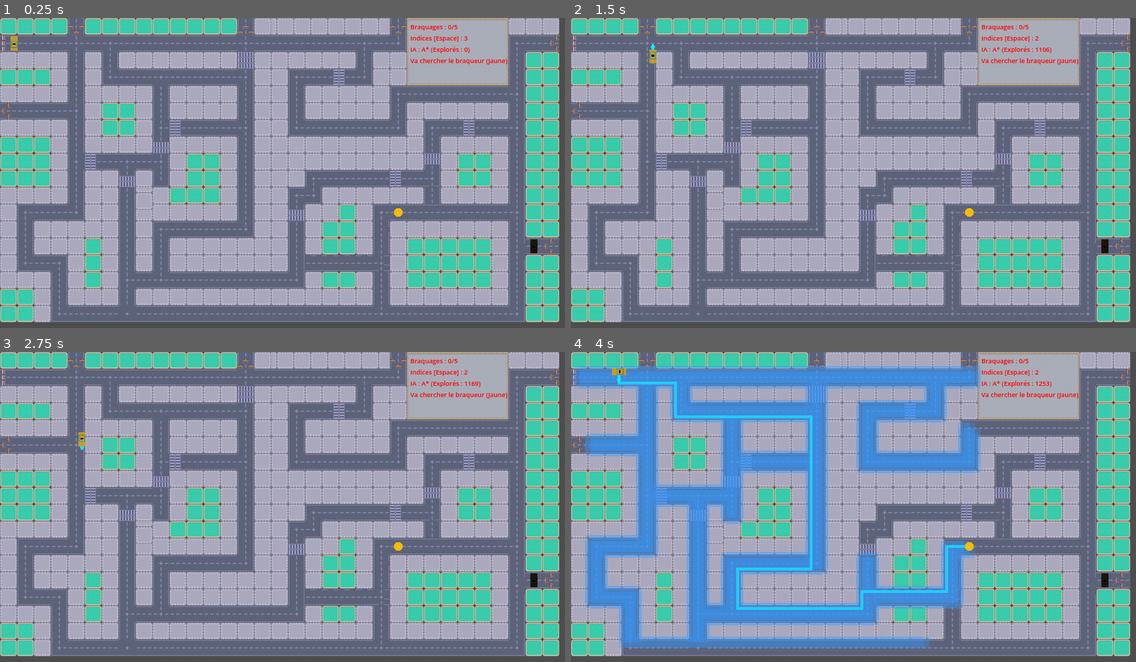
Above: before the commit, frames 1-4 (two rows, left to right).
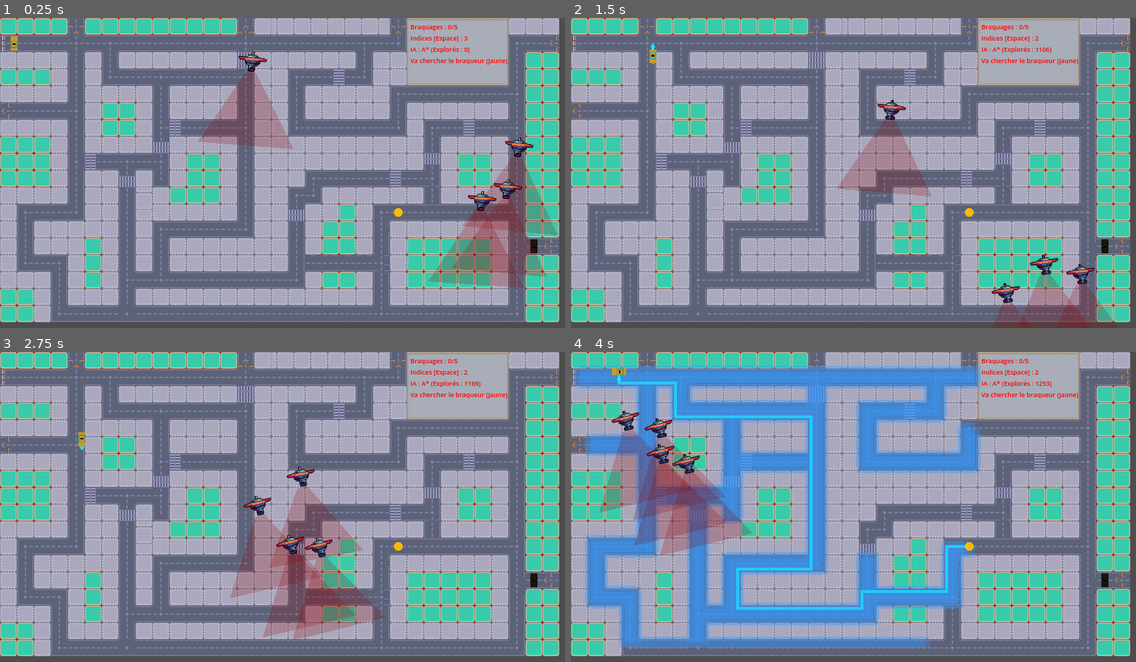
Above: after the commit, the same moments.

Repository: VEli0t/a-star-gateway
Game: Godot game, scene res://scenes/main.tscn
Two runs of this game, one before a commit and one after it. Both use one fixed random seed, a clock stepped at 60 frames per second and the inputs below.
Inputs:
- Up to frame 1 (0.25 s): no input
- Up to frame 2 (1.5 s): tap Enter at 0.5 s; hold D (move_right) 0.53-1.28 s; tap R at 0.6 s; tap Space at 0.77 s; hold S (move_down) from 1.28 s (still down); tap V at 1.35 s
- Up to frame 3 (2.75 s): tap Space at 1.52 s; release S (move_down) at 2.03 s; hold D (move_right) from 2.03 s (still down); tap R at 2.1 s
- Up to frame 4 (4 s): release D (move_right) at 2.78 s; hold W (move_up) 2.78-3.53 s; tap V at 2.85 s; tap Space at 3.02, 3.77 s; hold A (move_left) from 3.53 s (still down); tap R at 3.6 s

The runs differ from the first frame. In frame 1, 7.5% of the frame differs, in the area x 35-99%, y 10-88%; in frame 2, 4.8%; in frame 3, 7.4%; in frame 4, 6.1%.

Commit message:
[ADD] Drone and detection of player

Diff:
--- a/project.godot
+++ b/project.godot
@@ -22,6 +22,11 @@
 
 window/size/viewport_width=800
 window/size/viewport_height=440
+
+[global_group]
+
+drone=""
+player=""
 
 [input]
 
--- /dev/null
+++ b/scenes/drone.tscn
@@ -0,0 +1,220 @@
+[gd_scene format=3 uid="uid://0f2budtl162e"]
+
+[ext_resource type="Script" uid="uid://kmcpgu588tns" path="res://scripts/drone.gd" id="1_k1p8w"]
+[ext_resource type="Texture2D" uid="uid://bb0ymu8ca2ekt" path="res://assets/Drones/Idle.png" id="1_knnud"]
+[ext_resource type="Texture2D" uid="uid://djdrhpasu2e7h" path="res://assets/Drones/Scan.png" id="2_1r4ts"]
+[ext_resource type="Texture2D" uid="uid://bnmci6pu55keb" path="res://assets/Drones/Walk.png" id="3_umx5g"]
+[ext_resource type="Texture2D" uid="uid://bnokbfhf3voug" path="res://assets/Drones/Walk_scan.png" id="4_k1p8w"]
+
+[sub_resource type="AtlasTexture" id="AtlasTexture_umx5g"]
+atlas = ExtResource("1_knnud")
+region = Rect2(0, 0, 48, 48)
+
+[sub_resource type="AtlasTexture" id="AtlasTexture_k1p8w"]
+atlas = ExtResource("1_knnud")
+region = Rect2(48, 0, 48, 48)
+
+[sub_resource type="AtlasTexture" id="AtlasTexture_f6asb"]
+atlas = ExtResource("1_knnud")
+region = Rect2(96, 0, 48, 48)
+
+[sub_resource type="AtlasTexture" id="AtlasTexture_nxcwj"]
+atlas = ExtResource("1_knnud")
+region = Rect2(144, 0, 48, 48)
+
+[sub_resource type="AtlasTexture" id="AtlasTexture_t4gt0"]
+atlas = ExtResource("2_1r4ts")
+region = Rect2(0, 0, 48, 48)
+
+[sub_resource type="AtlasTexture" id="AtlasTexture_746d6"]
+atlas = ExtResource("2_1r4ts")
+region = Rect2(48, 0, 48, 48)
+
+[sub_resource type="AtlasTexture" id="AtlasTexture_4p7cs"]
+atlas = ExtResource("2_1r4ts")
+region = Rect2(96, 0, 48, 48)
+
+[sub_resource type="AtlasTexture" id="AtlasTexture_hxsdg"]
+atlas = ExtResource("2_1r4ts")
+region = Rect2(144, 0, 48, 48)
+
+[sub_resource type="AtlasTexture" id="AtlasTexture_5v1da"]
+atlas = ExtResource("2_1r4ts")
+region = Rect2(192, 0, 48, 48)
+
+[sub_resource type="AtlasTexture" id="AtlasTexture_1jc1q"]
+atlas = ExtResource("2_1r4ts")
+region = Rect2(240, 0, 48, 48)
+
+[sub_resource type="AtlasTexture" id="AtlasTexture_om5ig"]
+atlas = ExtResource("2_1r4ts")
+region = Rect2(288, 0, 48, 48)
+
+[sub_resource type="AtlasTexture" id="AtlasTexture_pmcdn"]
+atlas = ExtResource("2_1r4ts")
+region = Rect2(336, 0, 48, 48)
+
+[sub_resource type="AtlasTexture" id="AtlasTexture_vy1p0"]
+atlas = ExtResource("3_umx5g")
+region = Rect2(0, 0, 48, 48)
+
+[sub_resource type="AtlasTexture" id="AtlasTexture_vcygd"]
+atlas = ExtResource("3_umx5g")
+region = Rect2(48, 0, 48, 48)
+
+[sub_resource type="AtlasTexture" id="AtlasTexture_x77es"]
+atlas = ExtResource("3_umx5g")
+region = Rect2(96, 0, 48, 48)
+
+[sub_resource type="AtlasTexture" id="AtlasTexture_buhud"]
+atlas = ExtResource("3_umx5g")
+region = Rect2(144, 0, 48, 48)
+
+[sub_resource type="AtlasTexture" id="AtlasTexture_r31oj"]
+atlas = ExtResource("4_k1p8w")
+region = Rect2(0, 0, 48, 48)
+
+[sub_resource type="AtlasTexture" id="AtlasTexture_mtgi0"]
+atlas = ExtResource("4_k1p8w")
+region = Rect2(48, 0, 48, 48)
+
+[sub_resource type="AtlasTexture" id="AtlasTexture_u10pc"]
+atlas = ExtResource("4_k1p8w")
+region = Rect2(96, 0, 48, 48)
+
+[sub_resource type="AtlasTexture" id="AtlasTexture_rueml"]
+atlas = ExtResource("4_k1p8w")
+region = Rect2(144, 0, 48, 48)
+
+[sub_resource type="AtlasTexture" id="AtlasTexture_81ikf"]
+atlas = ExtResource("4_k1p8w")
+region = Rect2(192, 0, 48, 48)
+
+[sub_resource type="AtlasTexture" id="AtlasTexture_1l7ga"]
+atlas = ExtResource("4_k1p8w")
+region = Rect2(240, 0, 48, 48)
+
+[sub_resource type="AtlasTexture" id="AtlasTexture_lxyy5"]
+atlas = ExtResource("4_k1p8w")
+region = Rect2(288, 0, 48, 48)
+
+[sub_resource type="AtlasTexture" id="AtlasTexture_iktfj"]
+atlas = ExtResource("4_k1p8w")
+region = Rect2(336, 0, 48, 48)
+
+[sub_resource type="SpriteFrames" id="SpriteFrames_6br1w"]
+animations = [{
+"frames": [{
+"duration": 1.0,
+"texture": SubResource("AtlasTexture_umx5g")
+}, {
+"duration": 1.0,
+"texture": SubResource("AtlasTexture_k1p8w")
+}, {
+"duration": 1.0,
+"texture": SubResource("AtlasTexture_f6asb")
+}, {
+"duration": 1.0,
+"texture": SubResource("AtlasTexture_nxcwj")
+}],
+"loop": 1,
+"name": &"default",
+"speed": 8.0
+}, {
+"frames": [{
+"duration": 1.0,
+"texture": SubResource("AtlasTexture_t4gt0")
+}, {
+"duration": 1.0,
+"texture": SubResource("AtlasTexture_746d6")
+}, {
+"duration": 1.0,
+"texture": SubResource("AtlasTexture_4p7cs")
+}, {
+"duration": 1.0,
+"texture": SubResource("AtlasTexture_hxsdg")
+}, {
+"duration": 1.0,
+"texture": SubResource("AtlasTexture_5v1da")
+}, {
+"duration": 1.0,
+"texture": SubResource("AtlasTexture_1jc1q")
+}, {
+"duration": 1.0,
+"texture": SubResource("AtlasTexture_om5ig")
+}, {
+"duration": 1.0,
+"texture": SubResource("AtlasTexture_pmcdn")
+}],
+"loop": 1,
+"name": &"scan",
+"speed": 5.0
+}, {
+"frames": [{
+"duration": 1.0,
+"texture": SubResource("AtlasTexture_vy1p0")
+}, {
+"duration": 1.0,
+"texture": SubResource("AtlasTexture_vcygd")
+}, {
+"duration": 1.0,
+"texture": SubResource("AtlasTexture_x77es")
+}, {
+"duration": 1.0,
+"texture": SubResource("AtlasTexture_buhud")
+}],
+"loop": 1,
+"name": &"walk",
+"speed": 5.0
+}, {
+"frames": [{
+"duration": 1.0,
+"texture": SubResource("AtlasTexture_r31oj")
+}, {
+"duration": 1.0,
+"texture": SubResource("AtlasTexture_mtgi0")
+}, {
+"duration": 1.0,
+"texture": SubResource("AtlasTexture_u10pc")
+}, {
+"duration": 1.0,
+"texture": SubResource("AtlasTexture_rueml")
+}, {
+"duration": 1.0,
+"texture": SubResource("AtlasTexture_81ikf")
+}, {
+"duration": 1.0,
+"texture": SubResource("AtlasTexture_1l7ga")
+}, {
+"duration": 1.0,
+"texture": SubResource("AtlasTexture_lxyy5")
+}, {
+"duration": 1.0,
+"texture": SubResource("AtlasTexture_iktfj")
+}],
+"loop": 1,
+"name": &"walk_scan",
+"speed": 5.0
+}]
+
+[node name="Drone" type="Node2D" unique_id=1438718951 groups=["drone"]]
+script = ExtResource("1_k1p8w")
+
+[node name="AnimatedSprite2D" type="AnimatedSprite2D" parent="." unique_id=998786446]
+z_index = 10
+sprite_frames = SubResource("SpriteFrames_6br1w")
+animation = &"walk"
+autoplay = "walk"
+frame_progress = 0.61652064
+
+[node name="Area2D" type="Area2D" parent="." unique_id=1020671601]
+
+[node name="Polygon2D" type="Polygon2D" parent="Area2D" unique_id=174837780]
+modulate = Color(1, 1, 1, 0.21568628)
+position = Vector2(163, -1)
+color = Color(0.5686275, 0, 0, 1)
+polygon = PackedVector2Array(-171, 16, -232, 120, -96, 120, -157, 16)
+uv = PackedVector2Array(-200, 16, -232, 120, -96, 120, -136, 16)
+
+[node name="CollisionPolygon2D" type="CollisionPolygon2D" parent="Area2D" unique_id=1294175355]
+polygon = PackedVector2Array(5, 15, 67, 119, -69, 119, -8, 15)
--- a/scenes/main.tscn
+++ b/scenes/main.tscn
@@ -4,6 +4,8 @@
 [ext_resource type="PackedScene" uid="uid://dhvjib51h4csh" path="res://scenes/tile_map_layer.tscn" id="2_0xm2m"]
 [ext_resource type="PackedScene" uid="uid://6xvybtdi7g4m" path="res://scenes/player.tscn" id="3_h2yge"]
 [ext_resource type="PackedScene" uid="uid://cwvc8pdrn8k52" path="res://scenes/enemy.tscn" id="4_1bvp3"]
+[ext_resource type="Script" uid="uid://by010u7230vi" path="res://scripts/drone_swarm.gd" id="5_tefeu"]
+[ext_resource type="PackedScene" uid="uid://0f2budtl162e" path="res://scenes/drone.tscn" id="6_o6xl0"]
 
 [node name="Main" type="Node2D" unique_id=109811415]
 script = ExtResource("1")
@@ -41,3 +43,7 @@
 [node name="Player" parent="." unique_id=2008213164 instance=ExtResource("3_h2yge")]
 
 [node name="Enemy" parent="." unique_id=1882875128 instance=ExtResource("4_1bvp3")]
+
+[node name="DroneSwarm" type="Node2D" parent="." unique_id=2128065933]
+script = ExtResource("5_tefeu")
+drone_scene = ExtResource("6_o6xl0")
--- a/scenes/player.tscn
+++ b/scenes/player.tscn
@@ -3,7 +3,10 @@
 [ext_resource type="Script" uid="uid://b4c54vtl00csm" path="res://scripts/player.gd" id="1_g2els"]
 [ext_resource type="Texture2D" uid="uid://beb7vo7q7t0d5" path="res://assets/taxi.png" id="2_qhqgy"]
 
-[node name="player" type="Node2D" unique_id=2008213164]
+[sub_resource type="RectangleShape2D" id="RectangleShape2D_6br1w"]
+size = Vector2(10, 20)
+
+[node name="player" type="Node2D" unique_id=2008213164 groups=["player"]]
 script = ExtResource("1_g2els")
 
 [node name="Sprite2D" type="Sprite2D" parent="." unique_id=2081200615]
@@ -11,3 +14,8 @@
 position = Vector2(-3.8146973e-06, -3.8146973e-06)
 scale = Vector2(0.08, 0.08)
 texture = ExtResource("2_qhqgy")
+
+[node name="Area2D" type="Area2D" parent="." unique_id=438715802]
+
+[node name="CollisionShape2D" type="CollisionShape2D" parent="Area2D" unique_id=1782535513]
+shape = SubResource("RectangleShape2D_6br1w")
--- /dev/null
+++ b/scripts/drone.gd
@@ -0,0 +1,133 @@
+class_name Drone
+extends Node2D
+
+@export_group("Mouvement")
+@export var max_speed: float = 250.0
+@export var rotation_speed: float = 10.0
+@export var max_tilt_degrees: float = 15.0
+
+@onready var sprite: AnimatedSprite2D = $AnimatedSprite2D
+
+@export_group("Règles Boids")
+@export var perception_radius: float = 200.0
+@export var min_distance: float = 35.0
+@export var cohesion_factor: float = 1.0
+@export var alignment_factor: float = 1.0
+@export var separation_factor: float = 1.0
+@export var chase_factor: float = 15.0
+@export var hover_height: float = 70.0
+
+enum States {WANDERING, CHASING}
+
+var state: States = States.WANDERING
+var velocity: Vector2 = Vector2.ZERO
+var target: Node2D = null # Référence vers le joueur détecté
+
+func _ready() -> void:
+	velocity = Vector2(randf_range(-1.0, 1.0), randf_range(-1.0, 1.0)).normalized() * (max_speed * 0.5)
+	sprite.play("walk_scan")
+	$Area2D.connect("area_shape_entered", chasing)
+
+func update_boid(all_drones: Array[Drone], bounds: Rect2, delta: float) -> void:
+	var close_boids: Array[Drone] = []
+
+	for other in all_drones:
+		if other == self:
+			continue
+		if global_position.distance_to(other.global_position) < perception_radius:
+			close_boids.append(other)
+
+	match state:
+		States.WANDERING:
+			if close_boids.size() > 0:
+				_move_closer(close_boids)
+				_move_with(close_boids)
+				_move_away(close_boids)
+			_keep_within_bounds(bounds)
+
+		States.CHASING:
+			if is_instance_valid(target):
+				_chase_target()
+				if close_boids.size() > 0:
+					_move_away(close_boids)
+					_alert_nearby_drones(close_boids)
+			else:
+				state = States.WANDERING
+	_move(delta)
+
+func _move_closer(boids: Array[Drone]) -> void:
+	var avg_diff := Vector2.ZERO
+	for boid in boids:
+		avg_diff += (global_position - boid.global_position)
+
+	avg_diff /= boids.size()
+	velocity -= (avg_diff / 100.0) * cohesion_factor
+
+func _move_with(boids: Array[Drone]) -> void:
+	var avg_vel := Vector2.ZERO
+	for boid in boids:
+		avg_vel += boid.velocity
+
+	avg_vel /= boids.size()
+	velocity += (avg_vel / 40.0) * alignment_factor
+
+func _move_away(boids: Array[Drone]) -> void:
+	var distance_vec := Vector2.ZERO
+	var num_close := 0
+
+	for boid in boids:
+		var dist := global_position.distance_to(boid.global_position)
+		if dist < min_distance and dist > 0.0:
+			num_close += 1
+			var diff := global_position - boid.global_position
+			var repulse := diff.normalized() * (min_distance - dist)
+			distance_vec += repulse
+
+	if num_close > 0:
+		velocity += (distance_vec / 5.0) * separation_factor
+
+func _chase_target() -> void:
+	var target_pos := target.global_position - Vector2(0, hover_height)
+	var direction := (target_pos - global_position).normalized()
+	velocity += direction * chase_factor
+
+func _keep_within_bounds(bounds: Rect2) -> void:
+	var margin := 50.0
+	if global_position.x < bounds.position.x + margin and velocity.x < 0:
+		velocity.x = -velocity.x * randf_range(0.5, 1.0)
+	elif global_position.x > bounds.end.x - margin and velocity.x > 0:
+		velocity.x = -velocity.x * randf_range(0.5, 1.0)
+
+	if global_position.y < bounds.position.y + margin and velocity.y < 0:
+		velocity.y = -velocity.y * randf_range(0.5, 1.0)
+	elif global_position.y > bounds.end.y - margin and velocity.y > 0:
+		velocity.y = -velocity.y * randf_range(0.5, 1.0)
+
+func _move(delta: float) -> void:
+	if velocity.length() > max_speed:
+		velocity = velocity.normalized() * max_speed
+
+	global_position += velocity * delta
+
+	if abs(velocity.x) > 5.0:
+		sprite.flip_h = velocity.x < 0
+
+	var target_tilt := deg_to_rad(max_tilt_degrees) * (velocity.x / max_speed)
+	rotation = lerp_angle(rotation, target_tilt, rotation_speed * delta)
+
+# Signal function
+func chasing(area_rid: RID, area: Area2D, area_shape_index: int, local_shape_index: int) -> void:
+	if area.get_parent().is_in_group("player"):
+		target = area.get_parent()
+		state = States.CHASING
+
+
+# Propagation function
+func _alert_nearby_drones(boids: Array[Drone]) -> void:
+	for boid in boids:
+		if boid.state == States.WANDERING:
+			boid.receive_alert(target)
+
+func receive_alert(new_target: Node2D) -> void:
+	target = new_target
+	state = States.CHASING
--- /dev/null
+++ b/scripts/drone_swarm.gd
@@ -0,0 +1,26 @@
+class_name DroneSwarm
+extends Node2D
+
+@export var drone_scene: PackedScene
+@export var drone_count: int = 4
+@export var area_bounds: Rect2 = Rect2(0, 0, 800, 440)
+
+var _drones: Array[Drone] = []
+
+func _ready() -> void:
+	if not drone_scene:
+		push_warning("DroneSwarm : Aucune drone_scene assignée !")
+		return
+
+	for i in range(drone_count):
+		var drone := drone_scene.instantiate() as Drone
+		add_child(drone)
+		drone.global_position = Vector2(
+			randf_range(area_bounds.position.x + 50, area_bounds.end.x - 50),
+			randf_range(area_bounds.position.y + 50, area_bounds.end.y - 50)
+		)
+		_drones.append(drone)
+
+func _physics_process(delta: float) -> void:
+	for drone in _drones:
+		drone.update_boid(_drones, area_bounds, delta)
Binary file added: assets/Drones/Death.png
Not shown, added: assets/Drones/Death.png.import
Binary file added: assets/Drones/Idle.png
Not shown, added: assets/Drones/Idle.png.import
Binary file added: assets/Drones/Scan.png
Not shown, added: assets/Drones/Scan.png.import
Binary file added: assets/Drones/Walk.png
Not shown, added: assets/Drones/Walk.png.import
Binary file added: assets/Drones/Walk_scan.png
Not shown, added: assets/Drones/Walk_scan.png.import
Not shown, added: assets/Drones/license.txt
Binary file added: assets/Drones/variant/Back.png
(and 15 more such lines)
